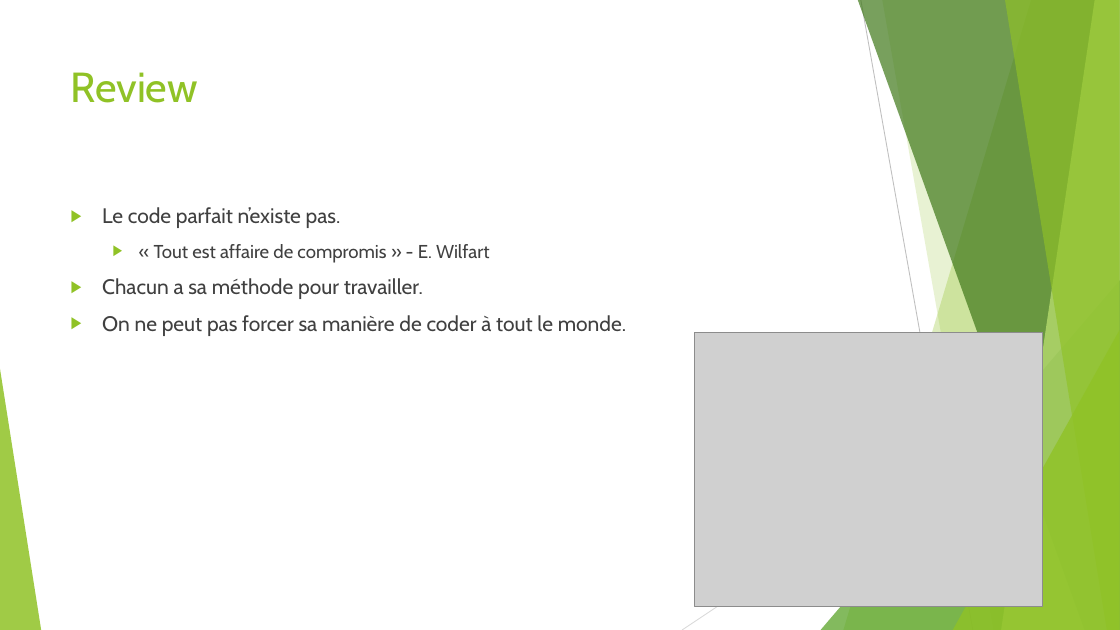
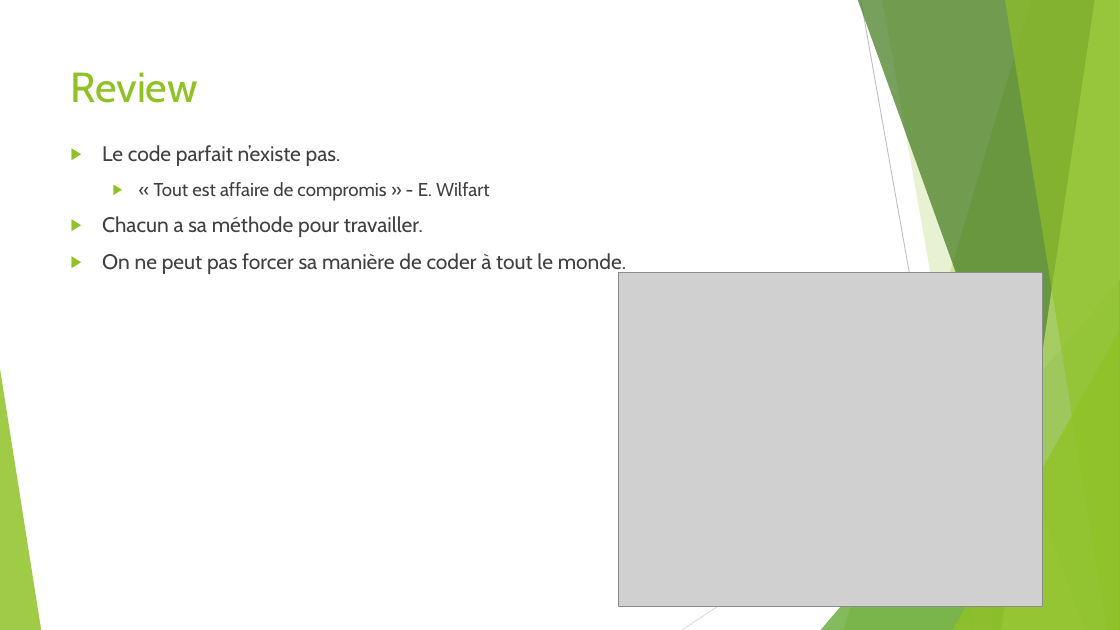
Before and after one commit to worming004/SimpleIsNotEasy, a slide deck: slide 24 of PPT/Easy != Simple.pptx (slide 25 before the commit). Drawn at 1120x630 pixels with LibreOffice and Linux fonts; fonts in the diff are those of the drawing; grey boxes stand for pictures. Boxes give left, top, right and bottom in pixels: in the first picture for what was removed or moved away, otherwise in the second. Text is boxed around its words. In the diff, an @@ line names an element or a change of style, - is before the commit and + after.

```diff
--- a/PPT/Easy != Simple.pptx
+++ b/PPT/Easy != Simple.pptx
@@ text "Le code parfait n’existe pas.": place and size @@
-text "Le code parfait n’existe pas." at (102,207,626,336)
+text "Le code parfait n’existe pas." at (102,145,626,275)
@@ picture: place and size @@
-picture at (695,333,1043,607)
+picture at (618,273,1043,607)
```
Also in this commit, not shown: 2 other slides changed, 1 slide removed.
